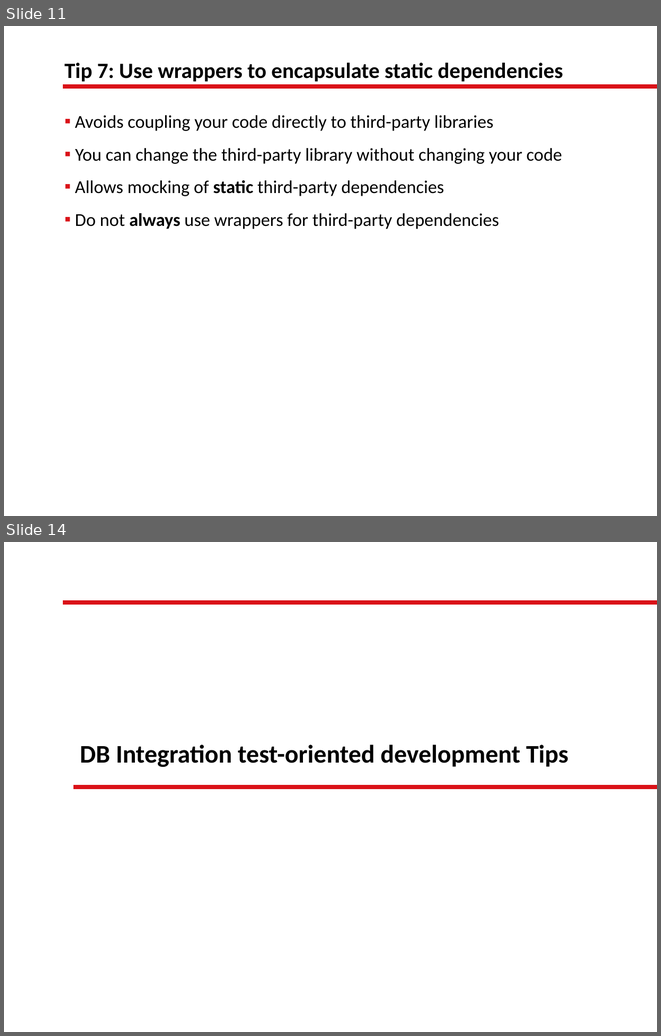
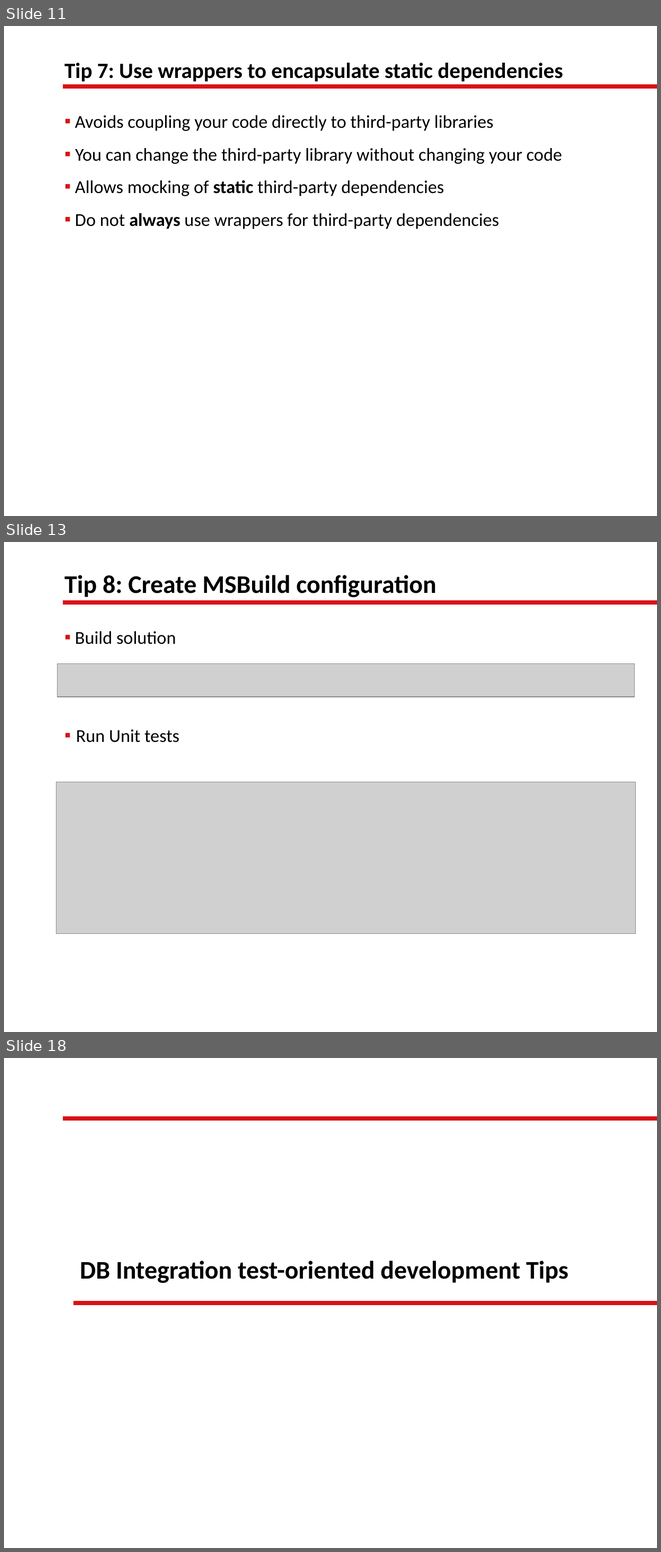
Before and after one commit to lgoldin/TestOrientedDevelopment, a slide deck: Test-Oriented Development.pptx. Shown one above the other, each under a label of ours: slides 11 and 14 before the commit, slides 11, 13 and 18 after it; the slides between them are not shown. The pictures are 661x1036 and 661x1552 pixels, drawn with LibreOffice and Linux fonts; fonts in the diff are those of the drawing; grey boxes stand for pictures; background and template pictures are left out. Boxes give left, top, right and bottom in pixels: in the first picture for what was removed or moved away, otherwise in the second. Text is boxed around its words. In the diff, an @@ line names an element or a change of style, - is before the commit and + after.

Commit message:
MSBuild + Tips 8 y 9

```diff
--- a/Test-Oriented Development.pptx
+++ b/Test-Oriented Development.pptx
@@ slide 13 added at [4, 542, 657, 1032], background picture (left out); not listed: 1 template element that a slide beside it also shows @@
@@ title added at [64, 575, 436, 597], 28 pt, text #000000, bold @@
+Tip 8: Create MSBuild configuration
@@ text added at [75, 631, 179, 742], 20 pt, text #000000 @@
+  ▪ Build solution
+  ▪ Run Unit tests
@@ picture added at [57, 663, 634, 697] @@
@@ picture added at [56, 782, 636, 933] @@
@@ what was slide 14 is now slide 18 @@
```
Also in this commit, not shown: 2 slides changed, 3 other slides added, 50 other files.
